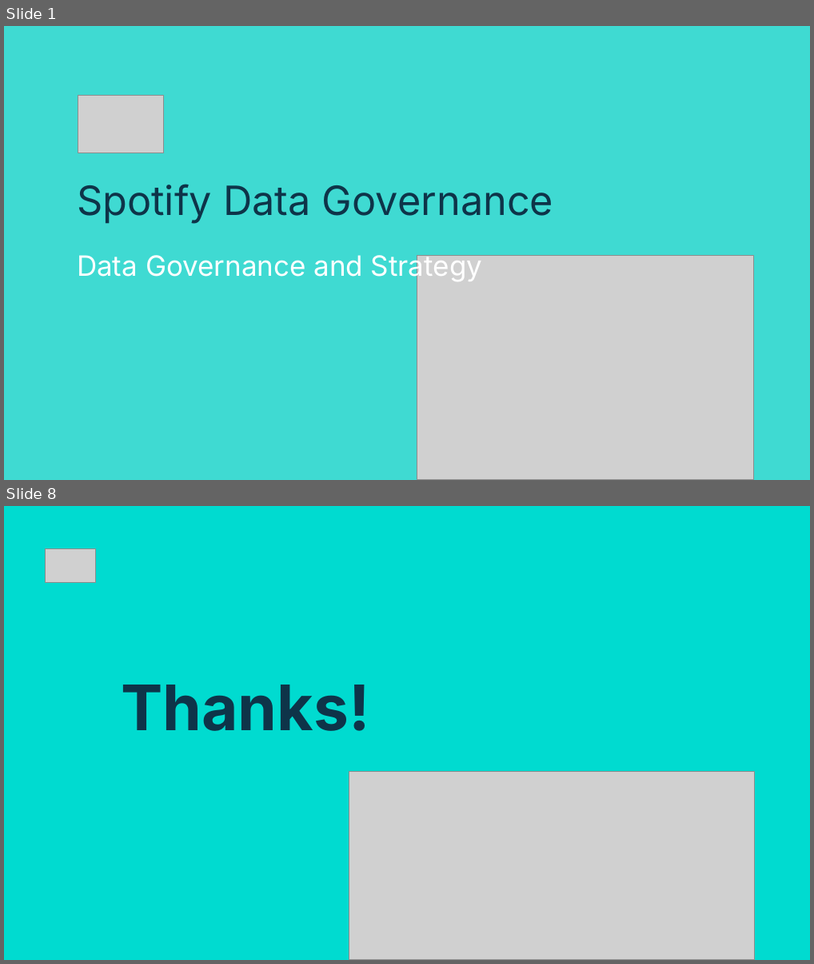
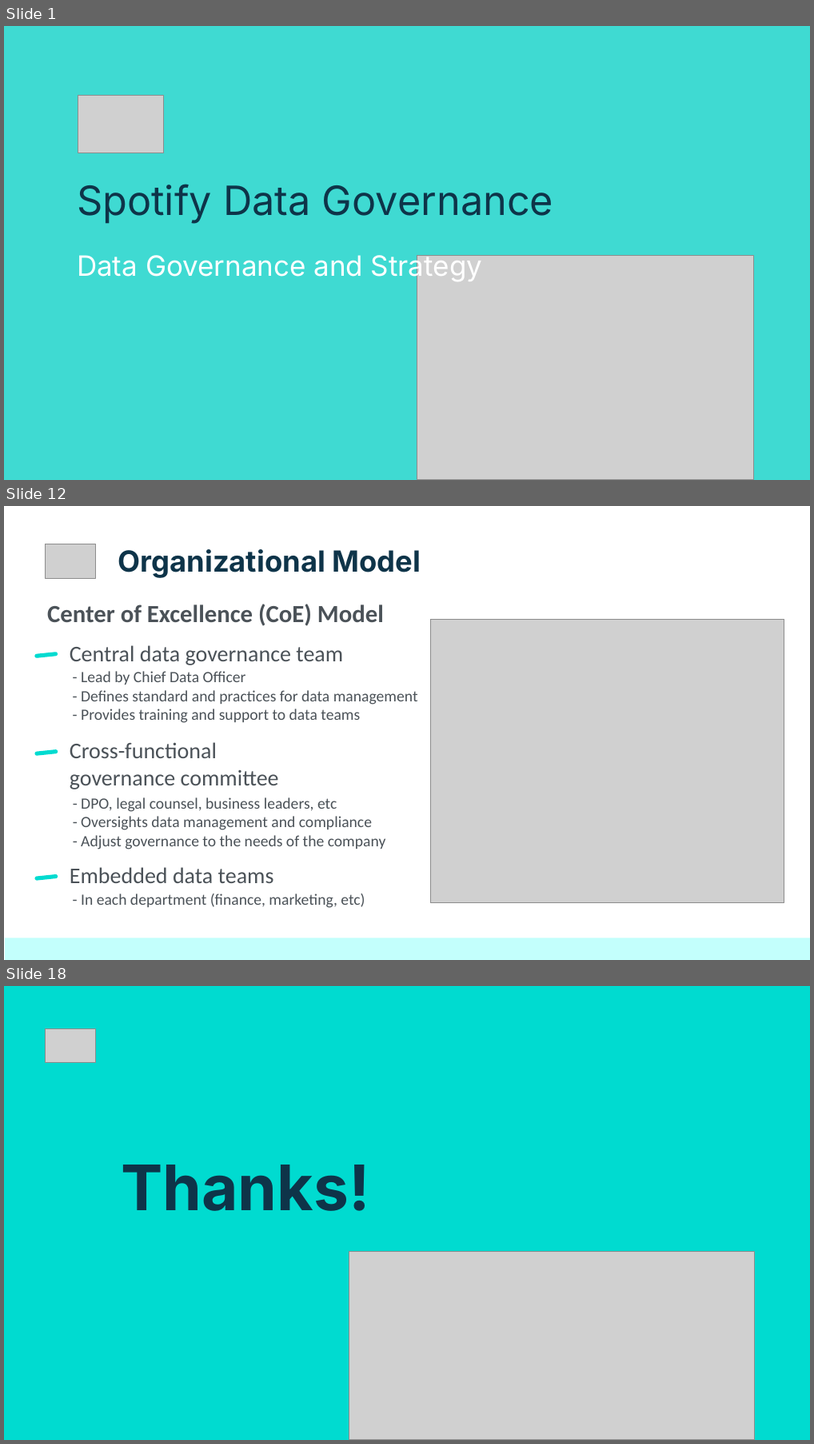
Before and after one commit to netesf13d/jedha-projects, a slide deck: 2-01-Spotify_Data_Governance/presentation/Presentation - 2-01 - Spotify Data Governance.odp. Shown one above the other, each under a label of ours: slides 1 and 8 before the commit, slides 1, 12 and 18 after it; the slides between them are not shown. The pictures are 814x964 and 814x1444 pixels, drawn with LibreOffice and Linux fonts; fonts in the diff are those of the drawing; grey boxes stand for pictures. Boxes give left, top, right and bottom in pixels: in the first picture for what was removed or moved away, otherwise in the second. Text is boxed around its words. In the diff, an @@ line names an element or a change of style, - is before the commit and + after.

```diff
--- a/2-01-Spotify_Data_Governance/presentation/Presentation - 2-01 - Spotify Data Governance.odp
+++ b/2-01-Spotify_Data_Governance/presentation/Presentation - 2-01 - Spotify Data Governance.odp
@@ slide 12 added at bbox=[4, 506, 810, 960], background #FFFFFF @@
@@ picture added at bbox=[45, 544, 96, 578] @@
@@ title added at bbox=[118, 549, 422, 578], 26 pt, text #0E3449, bold @@
+Organizational Model
@@ title added at bbox=[47, 604, 384, 626], 22 pt, text #4B5258, bold @@
+Center of Excellence (CoE) Model
@@ picture added at bbox=[430, 619, 785, 902] @@
@@ title added at bbox=[70, 645, 343, 665], 20 pt, text #4B5258 @@
+Central data governance team
@@ rounded rectangle added at bbox=[34, 652, 58, 658], fill #00DBD0 @@
@@ title added at bbox=[81, 671, 418, 723], 14 pt, text #4B5258 @@
+- Lead by Chief Data Officer
+- Defines standard and practices for data management
+- Provides training and support to data teams
@@ title added at bbox=[70, 742, 279, 789], 20 pt, text #4B5258 @@
+Cross-functional governance committee
@@ rounded rectangle added at bbox=[34, 749, 58, 756], fill #00DBD0 @@
@@ title added at bbox=[81, 797, 386, 849], 14 pt, text #4B5258 @@
+- DPO, legal counsel, business leaders, etc
+- Oversights data management and compliance
+- Adjust governance to the needs of the company
@@ rounded rectangle added at bbox=[34, 874, 58, 880], fill #00DBD0 @@
@@ title added at bbox=[70, 867, 274, 883], 20 pt, text #4B5258 @@
+Embedded data teams
@@ title added at bbox=[81, 893, 365, 908], 14 pt, text #4B5258 @@
+- In each department (finance, marketing, etc)
@@ rectangle added at bbox=[5, 937, 810, 959], fill #C3FFFC @@
@@ what was slide 8 is now slide 18 @@
```
Also in this commit, not shown: 15 other slides added, 6 slides removed, 6 other files.
